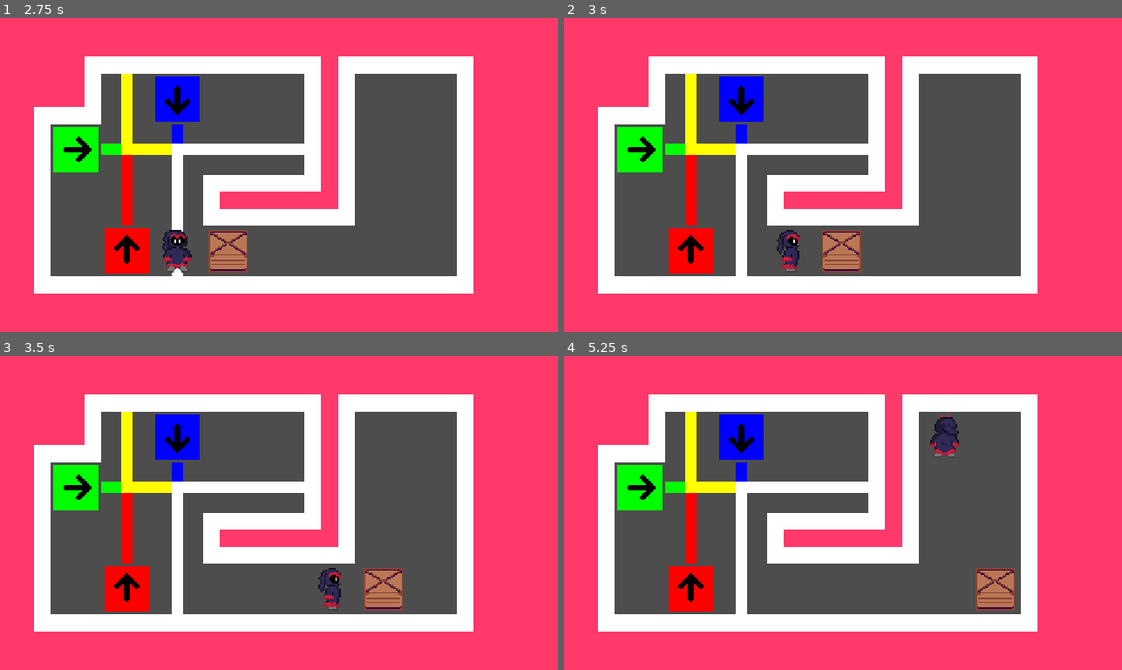
Above: before the commit, frames 1-4 (two rows, left to right).
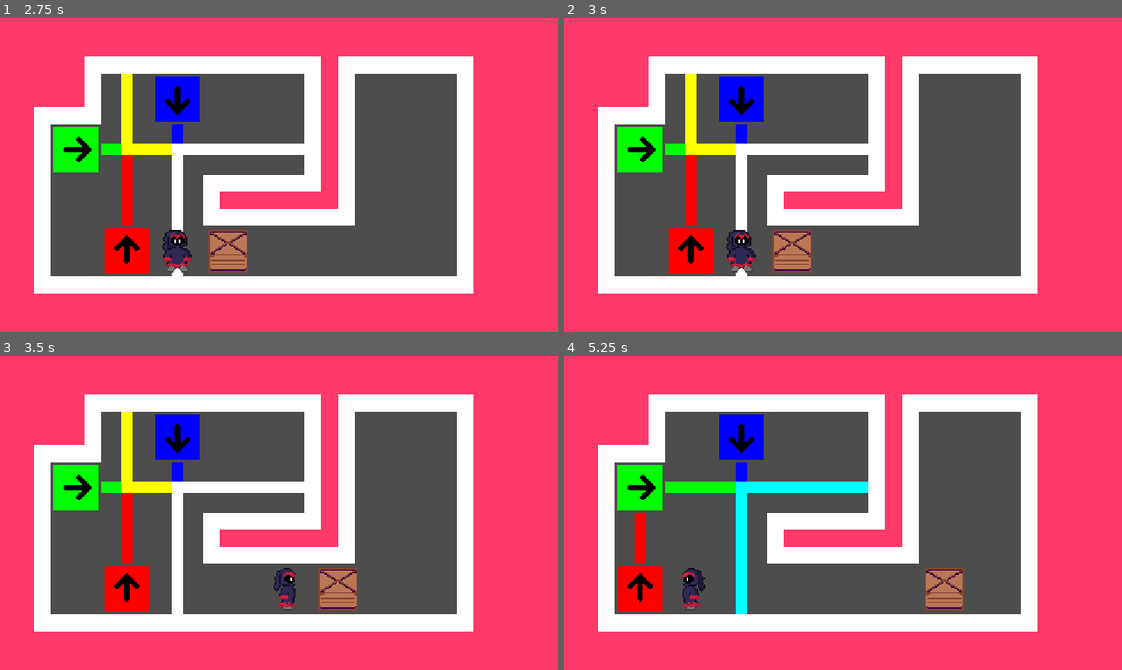
Above: after the commit, the same moments.

Repository: danielday-dev/PirateJam15
Game: Godot game, scene res://Scenes/LevelSelect.tscn
Same seed, same stepped clock (60 frames per second), same inputs: the game is played once before the commit and once after it.
Inputs:
- Up to frame 1 (2.75 s): click "0" at 0.5 s; tap Enter at 1.25 s; hold D (player_movement_right) 1.28-2.03 s; tap Z (player_undo, bound only after the commit) at 1.35, 2.1 s; tap R (player_restart, bound only after the commit) at 2 s; hold S (player_movement_down) from 2.03 s (still down)
- Up to frame 2 (3 s): tap R (player_restart, bound only after the commit) at 2.75 s; release S (player_movement_down) at 2.78 s; hold D (player_movement_right) from 2.78 s (still down); tap Z (player_undo, bound only after the commit) at 2.85 s
- Up to frame 3 (3.5 s): keep holding D (player_movement_right)
- Up to frame 4 (5.25 s): release D (player_movement_right) at 3.53 s; hold W (player_movement_up) 3.53-4.28 s; tap Z (player_undo, bound only after the commit) at 3.6, 4.35, 5.1 s; hold A (player_movement_left) from 4.28 s (still down); tap R (player_restart, bound only after the commit) at 4.9 s

Frame 1 is identical in both runs. In frame 2, 2.4% of the frame differs, in the area x 29-54%, y 67-82%; in frame 3, 2.3%; in frame 4, 7.9%, in the area x 9-81%, y 17-83%.

Commit message:
Undo & Restart added.

Diff:
--- a/Assets/Levels/ObjectProcess.gd
+++ b/Assets/Levels/ObjectProcess.gd
@@ -207,6 +207,16 @@
 
 var inputMovementLastPrioritizedY : bool = false;
 func processInput():
+	# Undo button.
+	if (Input.is_action_just_pressed("player_undo")):
+		statePop();
+		return;
+
+	# Restart button.
+	if (Input.is_action_just_pressed("player_restart")):
+		stateUnwind();
+		return;
+
 	var movement : Vector2i = Vector2i(
 		Input.get_axis("player_movement_left", "player_movement_right"),
 		Input.get_axis("player_movement_up", "player_movement_down"),
@@ -293,10 +303,13 @@
 	animationProcessing = false;
 	var animationRect : Rect2i = $Animation.get_used_rect();
 
+	var affectedCellPositions : Array[Vector2i] = [];
+
 	# Copy animation tilemap to entities.
 	for x in range(animationRect.size.x):
 		for y in range(animationRect.size.y):
 			var pos : Vector2i = animationRect.position + Vector2i(x, y);
+			affectedCellPositions.push_back(pos);
 			if ($Animation.get_cell_source_id(0, pos) != -1):
 				var atlas : Vector2i = $Animation.get_cell_atlas_coords(0, pos);
 				$Entities.set_cell(
@@ -308,3 +321,98 @@
 				onEntityMove(entityType, pos, pos + animationTileTargetOffset);
 	# Clear animation tilemap.
 	$Animation.clear();
+
+	stateAddMovement(animationTileTargetOffset, affectedCellPositions);
+
+
+# Honestly, should've thought about this earlier.
+# So here it is,, in the big ol' main file.
+
+var states : Array[Array] = [[]]
+var activeState : Array[Dictionary] = []
+
+enum StateType {
+	StateType_Movement,
+	StateType_Wiring,
+};
+
+func stateGotoNext():
+	states.push_back(activeState);
+	activeState = [];
+
+var stateTracking : bool = true;
+func statePop():
+	if (states.size() <= 0): return;
+
+	activeState.append_array(states.pop_back());
+
+	stateTracking = false;
+	for state : Dictionary in activeState:
+		match (state["type"]):
+			StateType.StateType_Movement:
+				var movement : Vector2i = state["movement"];
+				for affected : Vector2i in state["affectedTiles"]:
+					var targetPos : Vector2i = affected + movement;
+					var atlasPos : Vector2i = $Entities.get_cell_atlas_coords(0, targetPos);
+					if (getEntityTypeFromAtlas(atlasPos) == EntityTileType.EntityTileType_Player):
+						if (movement.y == -1): atlasPos.y = 0;
+						elif (movement.x == 1): atlasPos.y = 1;
+						elif (movement.y == 1): atlasPos.y = 2;
+						elif (movement.x == -1): atlasPos.y = 3;
+
+					$Animation.set_cell(
+						0, affected,
+						$Entities.get_cell_source_id(0, targetPos),
+						atlasPos
+					);
+					$Entities.set_cell(0, targetPos)
+
+				var animationRect : Rect2i = $Animation.get_used_rect();
+				for x in range(animationRect.size.x):
+					for y in range(animationRect.size.y):
+						var pos : Vector2i = animationRect.position + Vector2i(x, y);
+						if ($Animation.get_cell_source_id(0, pos) != -1):
+							var atlas : Vector2i = $Animation.get_cell_atlas_coords(0, pos);
+							$Entities.set_cell(
+								0, pos,
+								$Animation.get_cell_source_id(0, pos),
+								atlas
+							);
+							var entityType : EntityTileType = getEntityTypeFromAtlas(atlas);
+							onEntityMove(entityType, pos + state["movement"], pos);
+				$Animation.clear();
+
+			StateType.StateType_Wiring:
+				$Wiring.setInput(state["pos"], !state["state"]);
+
+	activeState = [];
+
+	# Just to make sure everything has settled.
+	for i : int in range(5):
+		updateLighting();
+
+	stateTracking = true;
+
+func stateUnwind():
+	# This is cursed and i think its hilarious
+	while (!states.is_empty()):
+		statePop();
+
+func stateAddMovement(movement : Vector2i, affectedTiles : Array[Vector2i]):
+	if (!stateTracking): return;
+
+	activeState.push_back({
+		"type": StateType.StateType_Movement,
+		"movement": movement,
+		"affectedTiles": affectedTiles
+	});
+	stateGotoNext();
+
+func stateAddWiring(pos : Vector2i, state : bool):
+	if (!stateTracking): return;
+
+	activeState.push_back({
+		"type": StateType.StateType_Wiring,
+		"pos": pos,
+		"state": state,
+	});
--- a/Assets/Levels/Wiring.gd
+++ b/Assets/Levels/Wiring.gd
@@ -63,6 +63,7 @@
 	if (!inputCells.has(pos)): return;
 	inputCells[pos].setState(state, outputCells);
 	queue_redraw();
+	get_parent().stateAddWiring(pos, state);
 
 func getOuput(pos : Vector2i) -> bool:
 	if (!outputCells.has(pos)): return false;
--- a/project.godot
+++ b/project.godot
@@ -42,6 +42,16 @@
 "events": [Object(InputEventKey,"resource_local_to_scene":false,"resource_name":"","device":-1,"window_id":0,"alt_pressed":false,"shift_pressed":false,"ctrl_pressed":false,"meta_pressed":false,"pressed":false,"keycode":0,"physical_keycode":83,"key_label":0,"unicode":115,"echo":false,"script":null)
 ]
 }
+player_undo={
+"deadzone": 0.5,
+"events": [Object(InputEventKey,"resource_local_to_scene":false,"resource_name":"","device":-1,"window_id":0,"alt_pressed":false,"shift_pressed":false,"ctrl_pressed":false,"meta_pressed":false,"pressed":false,"keycode":0,"physical_keycode":90,"key_label":0,"unicode":122,"echo":false,"script":null)
+]
+}
+player_restart={
+"deadzone": 0.5,
+"events": [Object(InputEventKey,"resource_local_to_scene":false,"resource_name":"","device":-1,"window_id":0,"alt_pressed":false,"shift_pressed":false,"ctrl_pressed":false,"meta_pressed":false,"pressed":false,"keycode":0,"physical_keycode":82,"key_label":0,"unicode":114,"echo":false,"script":null)
+]
+}
 
 [rendering]
 
